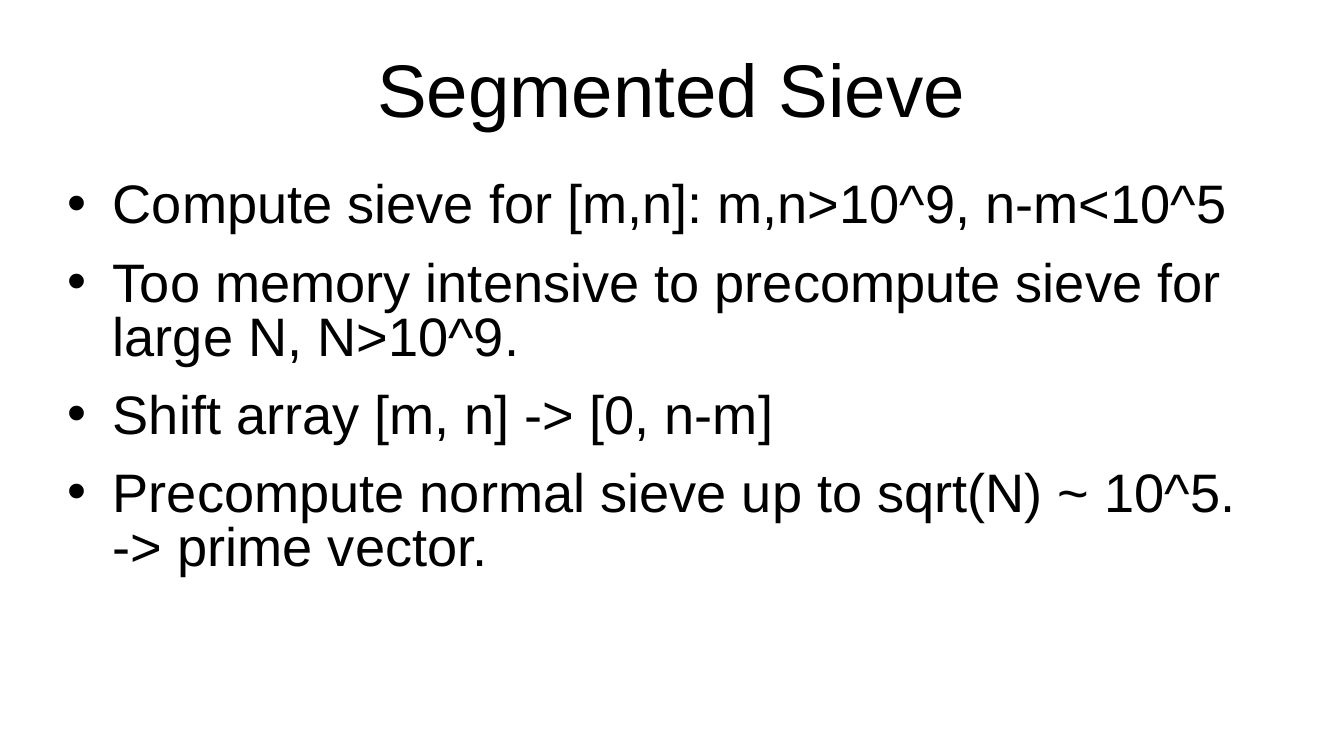
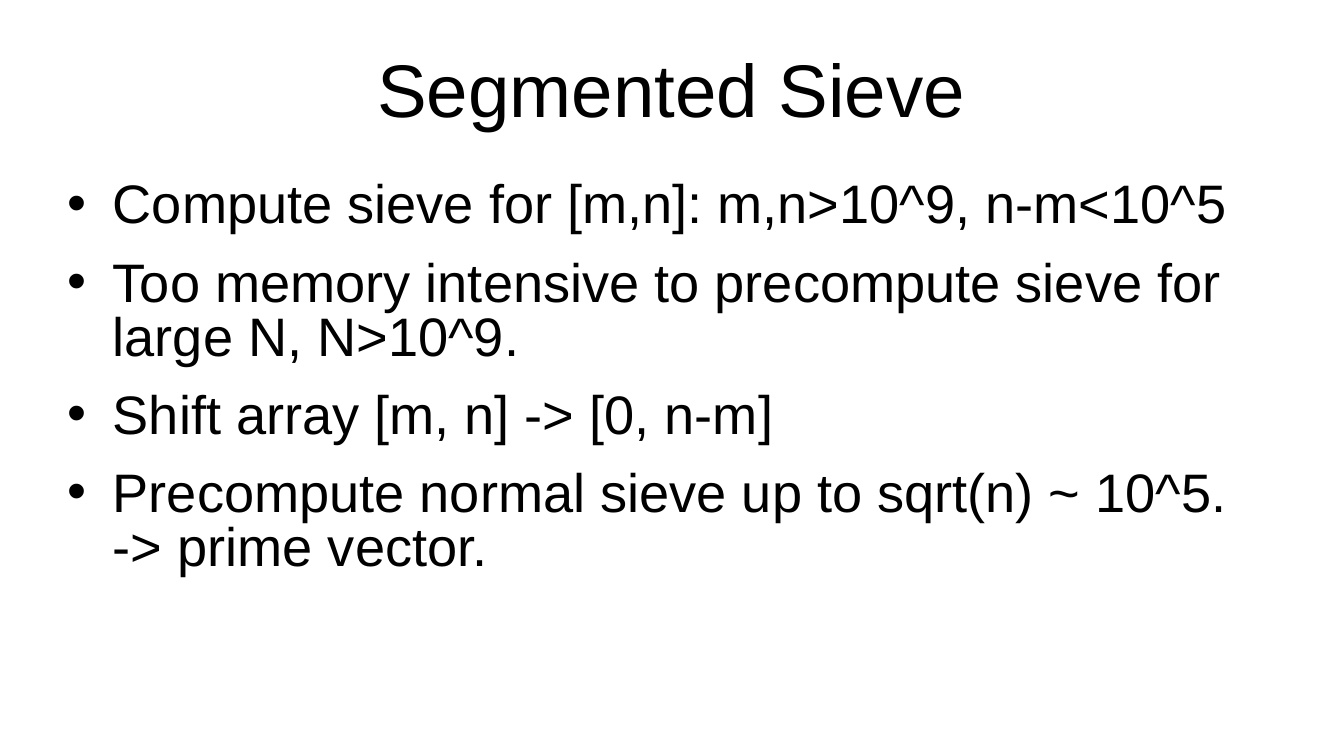
Before and after one commit to kindaichinisan/CompetitiveProgramming, a slide deck: slide 81 of MyCode/competitive_programming.ppt. Drawn at 1344x756 pixels with LibreOffice and Linux fonts; fonts in the diff are those of the drawing. Boxes give left, top, right and bottom in pixels: in the first picture for what was removed or moved away, otherwise in the second. Text is boxed around its words. In the diff, an @@ line names an element or a change of style, - is before the commit and + after.

```diff
--- a/MyCode/competitive_programming.ppt
+++ b/MyCode/competitive_programming.ppt
@@ text at [113,472,1226,576]: text changed @@
-• Precompute normal sieve up to sqrt(N) ~ 10^5. -> prime vector.
+• Precompute normal sieve up to sqrt(n) ~ 10^5. -> prime vector.
```
Also in this commit, not shown: 1 other slide changed, 7 slides added, 2 other files.
